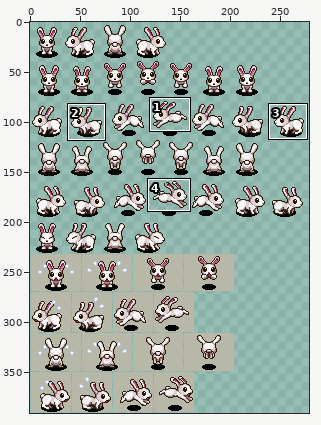
Sprite sheet: game/Images/rabbit.png. The picture above shows the old version from afar; the outline marks the close-up.
Close-up. As it was:
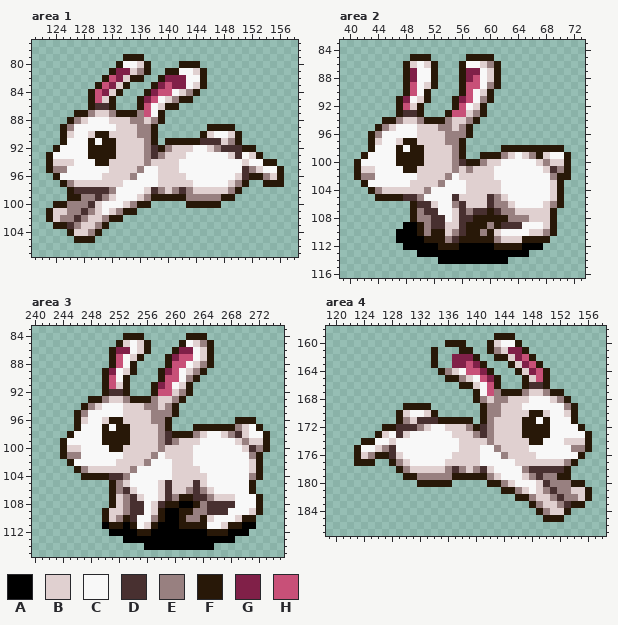
The file is 432x391 pixels. Shown: area 1: x 121..158, y 77..107; area 2: x 39..73, y 83..116; area 3: x 240..275, y 83..115; area 4: x 119..158, y 158..187. The wide view leaves out empty margins. The commit also changed other parts of the picture, which this record leaves out.
Palette (. is transparent): A #000000  B #e0d0d0  C #f8f8f8  D #483030  E #988080  F #281808  G #802048  H #c85078
Pixels before, area 1, first column x 123:
 79 ...........FFF....................
 80 ..........FCCBF....FFF............
 81 .........FGGBEF..FFCCBF...........
 82 ........FHGBFF..FGGGCCF...........
 83 .......FHGBF...FGHGGCBF...........
 84 ......FHGBF...FGHHCBEF............
 85 ......FHBF...FGHCBEFF.............
 86 ......FDDF...FHCBFF...............
 87 ....FFEBBEFFFEHCF.................
 88 ...FEBCCCBBBEEBEF.................
 89 ..FECCCCCCBBBEEF.......FFFF.......
 90 ..FBCCBFFBBBBEEF......FBCCBF......
 91 ..FCCCFCFFBBBBEF.FFFFFDDDBEF......
 92 .FCCCCFFFFBBBBEDFEBBBCCBEDDDFF....
 93 FCCCCCFFFFBBBBEDEBBBCCCCCCBDCBF...
 94 FBBBCCCFFBBBBBEBBBBCCCCCCCCCBCCFF.
 95 FEECCCCCCBBBBECCBBBCCCCCCCCCDEBCCF
 96 .FCCCCCCBBBBECCCBBBBCCCCCCCBDFFEBF
 97 ..FEBBBBBBBCCCCCBBBBBCCCCCBEF..FFF
 98 ...FDDDDDECCCCBDEBEDEBBBBBEF......
 99 ...FFEEDEBCCCBEFFFFFEEEEEFF.......
100 .FFEEEDBCCCBEFF.....FFFFF.........
101 FBBEEDEBCBEFF.....................
102 FBEEDEBBEFF.......................
103 .FFDEBBEF.........................
104 ...FBBEF..........................
105 ....FFF...........................
Pixels before, area 2, first column x 41:
 85 ........FFF.....FFFF...........
 86 .......FBCBF...FCCBEF..........
 87 .......FGCCF...FGGCBF..........
 88 .......FGCCF...FGHCBF..........
 89 .......FHCBF...FHHCEF..........
 90 .......FHCF....FHCBF...........
 91 ......FGCBF...FGHCEF...........
 92 ......FHBF....FHCBF............
 93 ......FDDF...FHHBEF............
 94 ....FFEBBEFFFEBBEF.............
 95 ...FEBCCCBBBEEBEF..............
 96 ..FECCCCCBBBBEEEF..............
 97 ..FBCCBFFBBBBEEF...............
 98 ..FCCCFCFFBBBBEF.....FFFFFFFFF.
 99 .FCCCCFFFFBBBBEF..FFFEBCBEFBCCF
100 FCCCCCFFFFBBBBEDFFEBBCCCCCBEBBF
101 FBBCCCCFFBBBBBEBEBBBCCCCCCCBDEF
102 FEECCCCCCBBBBECBBBBBCCCCCCCCEFF
103 .FCCCCCCBBBBECCCBBBBBCCCCCCCBF.
104 ..FEBBBBBBECCCCCBBBBBCCCCCCCBF.
105 ...FFFFDDECCCCDBBBBDEBCCCCCCBF.
106 ........FDDBCCEDBBBDEEBCCCCBEF.
107 ........FEDDCCBDEDDFDEEBBBBBF..
108 ........FEEDDCBDDFFFFFEEEBBBF..
109 .......AAFEDDBBDFFFEFDDDCCCBF..
110 ......AAAFEFFBEDFFEFBCCCCBBEF..
111 ......AAAAFFFEDFFFFFEBBBFFFF...
112 .......AAAAAFFFAAAAAFFFFAAA....
113 .........AAAAAAAAAAAAAAAA......
114 ............AAAAAAAAAA.........
Pixels before, area 3, first column x 244:
 84 .........FFF......FFF.........
 85 ........FBCBF....FCBEF........
 86 .......FGGCBF...FGGCBF........
 87 .......FHCBF...FGHHCBF........
 88 .......FHCF....FHHCBEF........
 89 ......FGCBF...FGHCBEF.........
 90 ......FHCF....FHHCEF..........
 91 ......FHBF...FGHCBF...........
 92 ......FDDF...FHHBEF...........
 93 ....FFEBBEFFFEBBEF............
 94 ...FEBCCCBBBEEBEF.............
 95 ..FECCCCCBBBBEEEF.............
 96 ..FBCCBFFBBBBEEF.........FFF..
 97 ..FCCCFCFFBBBBEF...FFFFFFEBCF.
 98 .FCCCCFFFFBBBBEDFFFEBCCBEDBCCF
 99 FCCCCCFFFFBBBBEDEBBBCCCCCBEBBF
100 FBBCCCCFFBBBBBEBBBBCCCCCCCBDEF
101 FEECCCCCCBBBBECBBBBCCCCCCCCEF.
102 .FCCCCCCBBBBECCCBBBCCCCCCCCBF.
103 ..FEBBBBBBECCCCCBBBBCCCCCCCBF.
104 ...FFFFDDECCCCCCBBBBBCCCCCCEF.
105 .......FEBCCCCBDBBBDBCCCCCCF..
106 .......FEDBCCCBDBBEDEBCCCCCF..
107 .......FBEDBCCBDEFFDDEBBBCCCF.
108 .......FBEDDCBDFFAAFEDDDDCCCF.
109 ......FBBEDDCBFAAFFEEDDDCCCBF.
110 ......FBEFDCCEFAAFEEFBCCCBFF..
111 ......AFFAFCBFAAAFFFFCCBFFAA..
112 .......AAAAFFAAAAAAAAFFFAAA...
113 .........AAAAAAAAAAAAAAAA.....
114 ............AAAAAAAAAA........
Pixels before, area 4, first column x 123:
159 ....................FFF...........
160 .............FFF...FBCCF..........
161 ...........F...FF..FEBGGF.........
162 ...........F..GGGF..FFBGHF........
163 ...........F..GGHGF...FBGHF.......
164 ............FEBCHHGF...FBGHF......
165 .............FFEBCHGF...FBHF......
166 ...............FFBCHF...FDDF......
167 .................FCHEFFFEBBEFF....
168 .................FEBEEBBBCCCBEF...
169 .......FFFF.......FEEBBBCCCCCCEF..
170 ......FBCCBF......FEEBBBBFFBCCBF..
171 ......FEBDDDFFFFF.FEBBBBFFCFCCCF..
172 ....FFDDDEBCCBBBEFDEBBBBFFFFCCCCF.
173 ...FBCDBCCCCCCBBBEDEBBBBFFFFCCCCCF
174 .FFCCBCCCCCCCCCBBBBEBBBBBFFCCCBBBF
175 FCCBEDCCCCCCCCCBBBCCEBBBBCCCCCCEEF
176 FBEFFDBCCCCCCCBBBBCCCEBBBBCCCCCCF.
177 FFF..FEBCCCCCBBBBBCCCCCBBBBBBBEF..
178 ......FEBBBBBEDEBEDBCCCCEDDDDDF...
179 .......FFEEEEEFFFFFEBCCCBEDEEFF...
180 .........FFFFF.....FFEBCCCBDEEEFF.
181 .....................FFEBCBEDEEBBF
182 .......................FFEBBEDEEBF
183 .........................FEBBEDFF.
184 ..........................FEBBF...
185 ...........................FFF....
The same view after the edit:
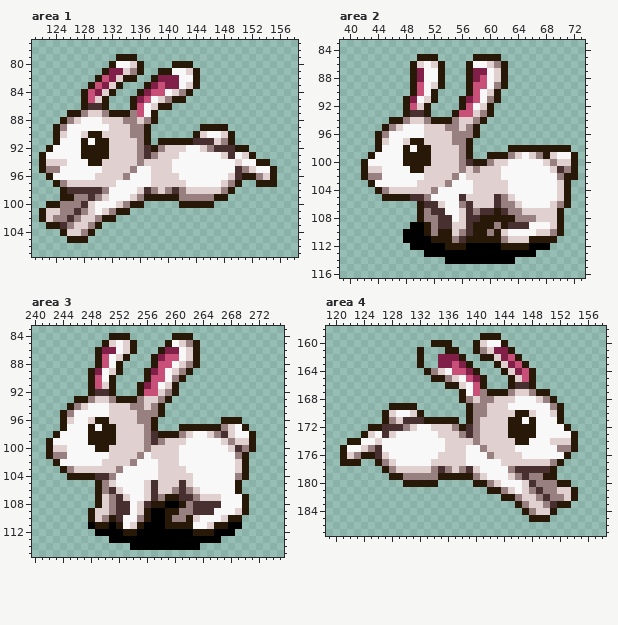
The edit:
Changed rows in their new state; - is an unchanged pixel.
Area 1:
first column x 122:
 79 -----------F--.--------------------
 80 ----------FC-BF.---F--.------------
 81 ---------FG-BEF.-F-C-BF.-----------
 82 --------FHGBF-.-FG--C-F.-----------
 83 -------FHGBF.--FGHG-CBF.-----------
 84 ------FHGBF.--FGH-CBEF.------------
 85 ------FHBF.--FGHCBEF-.-------------
 86 ------FD-F.--FHCBF-.---------------
 87 ----F-EB-EF--EHCF.-----------------
 88 ---FEBC--B--E-BEF.-----------------
 89 --FEC-----B--E-F.------F---.-------
 90 --FBC-BF-B---E-F.-----FBC-BF.------
 91 --FC--FCF-B---EF.F----D--BEF.------
 92 -FC---F---B---EDFEB--C-BED--F-.----
 93 FC----F---B---EDEB--C-----BDCBF.---
 94 FB--C--F-B----EB---C--------BC-F-.-
 95 FE-C-----B---EC-B--C--------DEBC-F.
 96 -FC-----B---EC--B---C------BDF-EBF.
 97 --FEB------C----B----C----BEF.-F--.
 98 ---FD----EC---BDEBEDEB----EF.------
 99 ---F-E-DEBC--BEF----E----F-.-------
100 -F-E--DBC--BEF-.----F----.---------
101 FB-E-DEBCBEF-.---------------------
102 FBE-DEB-EF-.-----------------------
103 -F-DEB-EF.-------------------------
104 ---FB-EF.--------------------------
105 ----F--.---------------------------
Area 2:
first column x 41:
 85 --------.--F----.---F-----------
 86 -------.FBCBF--.F-CBEF----------
 87 -------.FG-CF--.F-GCBF----------
 88 -------.FG-CF--.FGHCBF----------
 89 -------.FHCBF--.F-HCEF----------
 90 -------.FHCF---.FHCBF-----------
 91 ------.FGCBF--.FGHCEF-----------
 92 ------.FHBF---.FHCBF------------
 93 ------.F-DF--.F-HBEF------------
 94 ----.-FE-BE--FE-BEF-------------
 95 ---.FEB--C--B-EBEF--------------
 96 --.FE----C---B--EF--------------
 97 --.FB-CB-F---B-EF---------------
 98 --.F--CFC-F---BEF----.--------F-
 99 -.F---C---F---BEF-.--FEBCBEFB-CF
100 .F----C---F---BED-FE-B----CBE-BF
101 .F-B---C-F----BEBE--B------CBDEF
102 .F-E-----C---BEC----B-------CE-F
103 -.F-----C---BE--C----B------CBF-
104 --.FE-----BE----C----B------CBF-
105 ---.---F-DE---CD---BDEB-----CBF-
106 --------.F-DB-CED--BD-EB---CBEF-
107 --------.FE-D-CBDE-DFD-E----BF--
108 --------.F-E-DCB-D----F--E--BF--
109 -------.-AFE-D-BD--FEF--D--CBF--
110 ------.--AFE-FBED-FEFB---C-BEF--
111 ------.---A--FED----FE--B---F---
112 -------.----A--F----A---F--A----
113 ---------.---------------A------
114 ------------.---------A---------
Area 3:
first column x 242:
 84 ---------FF-..----FF-..---------
 85 --------FBC-F..--FCBEF..--------
 86 -------FGGCBF..-FGGCBF..--------
 87 -------FHCBF..-FGHHCBF..--------
 88 -------FHCF..--FHHCBEF..--------
 89 ------FGCBF..-FGHCBEF..---------
 90 ------FHCF..--FHHCEF..----------
 91 ------FHBF..-FGHCBF..-----------
 92 ------FDDF..-FHHBEF..-----------
 93 ----FFEBBEFF-EBBEF..------------
 94 ---FEBCC-BB-EEB-F..-------------
 95 --FECC---BB--EE-F..-------------
 96 --FBCCBFFBB--EEF..-------FF-..--
 97 --FCC-F--FBB--EF..-FF----EBCF..-
 98 -FCC--FF--BB--EDFF-EBCCBEDBCCF..
 99 FCC---FF--BB--ED-BB-CC---BE-BF..
100 FBBCC--FFBB---E-B--CC-----BDEF..
101 FEECC----BB--ECBB--CC------EF..-
102 -FCC----BB--ECC-BB-CC------BF..-
103 --FEBB----ECC---BB--CC-----BF..-
104 ---FF--DDECC----BB---CC----EF..-
105 -------FEBCC--BD-B-D-CC----F..--
106 -------FEDBCC-BD-BED-BCC---F..--
107 -------FBEDBCCBDEFFDDEBB-CC-F..-
108 -------FBEDDCBDFFAAFEDD--CC-F..-
109 ------FBBEDDCBFAAFFEEDD-CC-BF..-
110 ------FBEFDCCEFAAFEEFBCC-BFF..--
111 ------AFFA-CBFAA-FF--CCBFFAA..--
112 -------AA--FFAA------FF-AA-..---
113 ---------AA--------------..-----
114 ------------AA--------..--------
Area 4:
first column x 121:
159 --------------------FF-..-----------
160 -------------FF-..-FBCCF..----------
161 -----------F-.-FF..FEBGGF..---------
162 -----------F-.GG-F..FFBGHF..--------
163 -----------F-.GGH-F..-FBGHF..-------
164 ------------FEBCHHGF..-FBGHF..------
165 -------------FFEBCHGF..-FBHF..------
166 ---------------FFBCHF..-FDDF..------
167 -----------------FCHEFF-EBBEFF..----
168 -----------------FEB-EBB-CC-BEF..---
169 -------FF--..-----FEEBB-CC----EF..--
170 ------FBCCBF..----FEEBB--FFBCCBF..--
171 ------FEBDD-FF---.-EBB--FFC--C-F..--
172 ----FFDD-EBCCBB-EFDEBB--FF--CC--F..-
173 ---FBCDBCC----BB-ED-BB--FF--CC---F..
174 -FFCCB-C-------BB--E-B---FFCC-BB-F..
175 FCCBEDCC-------BB-CCEBB--CC----EEF..
176 FBEFFDBCC-----BB--CC-EBB--CC----F..-
177 FF-..FEBCC---BB---CC---BB-----EF..--
178 ------FEBB---ED-B-DBCC--EDD---F..---
179 -------FFEE---FF---EBCC-BED-EFF..---
180 ---------FF---..---FFEBCC-BDEE-FF..-
181 ---------------------FFEBC-ED-EBBF..
182 -----------------------FFEBBED-EBF..
183 -------------------------FEBBEDFF..-
184 --------------------------FEBBF..---
185 ---------------------------FF-..----
Changed places in both close-ups, as pixel boxes (x1, y1, x2, y2):
changed: (39, 54, 284, 243)
changed: (354, 54, 578, 264)
changed: (46, 333, 270, 550)
changed: (340, 333, 592, 522)
